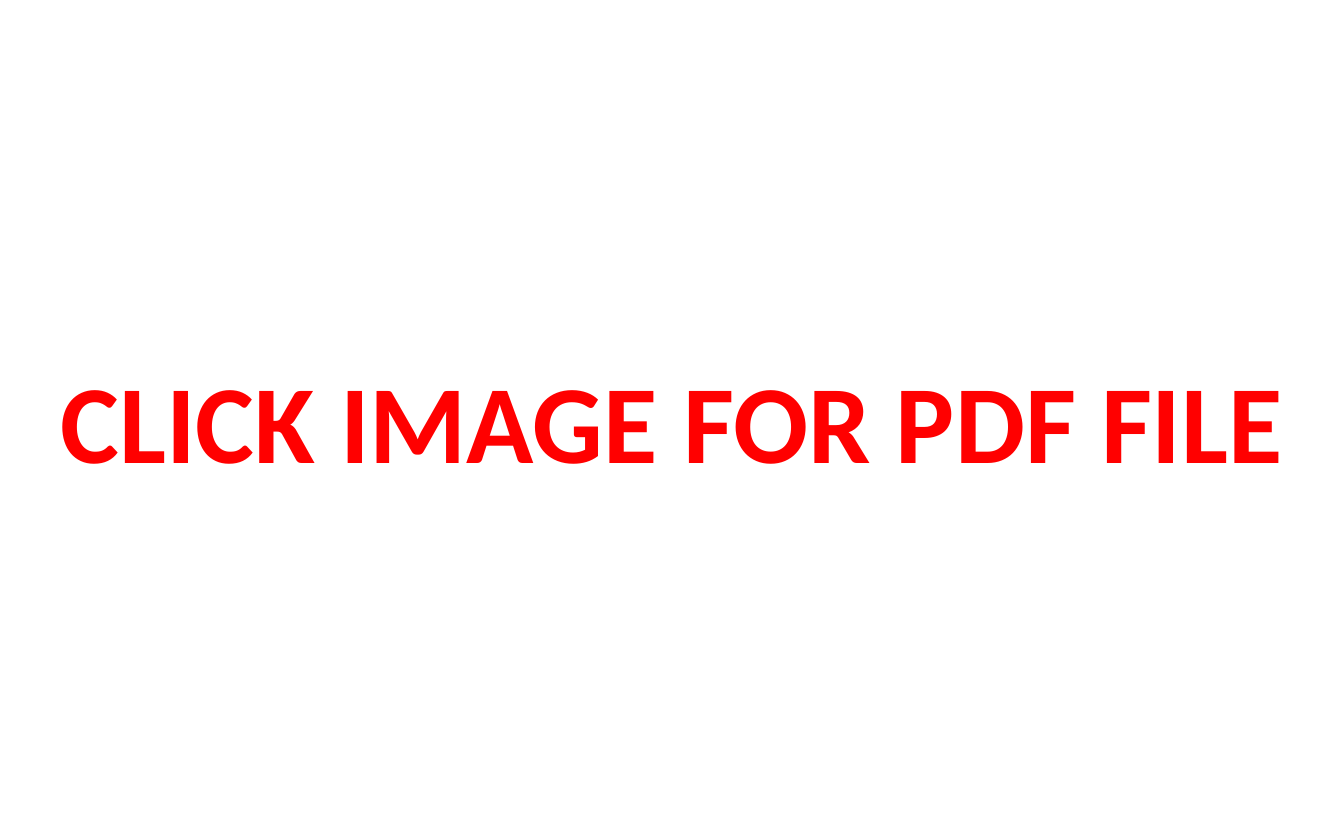
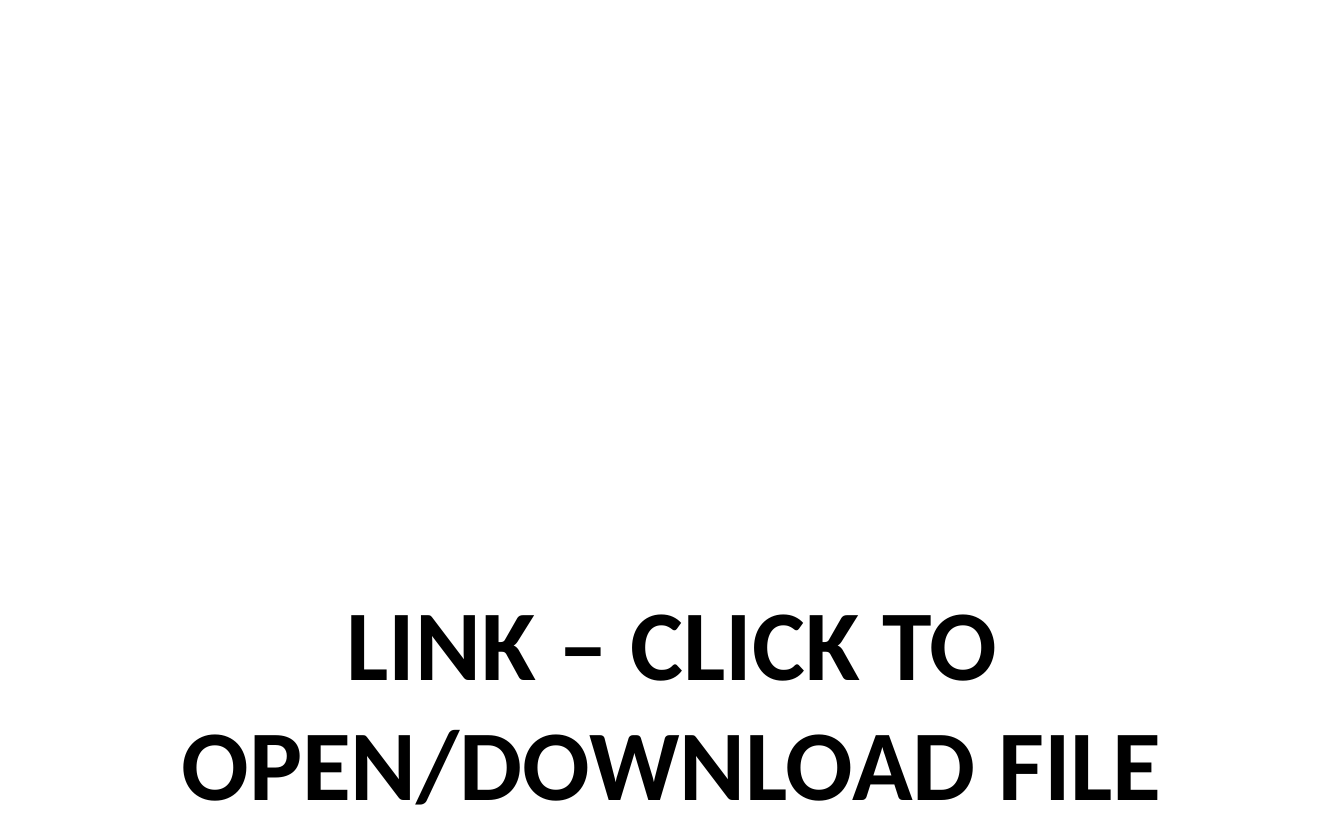
Before and after one commit to materiom/UTM, a slide deck: slide 5 of CAD/Mechanical/Slider assembly - supporting models/Figure editing/Figure editing.pptx. Drawn at 1344x840 pixels with LibreOffice and Linux fonts; fonts in the diff are those of the drawing; background and template pictures are left out. Boxes give left, top, right and bottom in pixels: in the first picture for what was removed or moved away, otherwise in the second. Text is boxed around its words. In the diff, an @@ line names an element or a change of style, - is before the commit and + after.

```diff
--- a/CAD/Mechanical/Slider assembly - supporting models/Figure editing/Figure editing.pptx
+++ b/CAD/Mechanical/Slider assembly - supporting models/Figure editing/Figure editing.pptx
@@ text at (181, 614, 1161, 805): text changed; size 60 to 54 pt; text colour #FF0000 to #000000 @@
-CLICK IMAGE FOR PDF FILE
+LINK – CLICK TO OPEN/DOWNLOAD FILE
```
